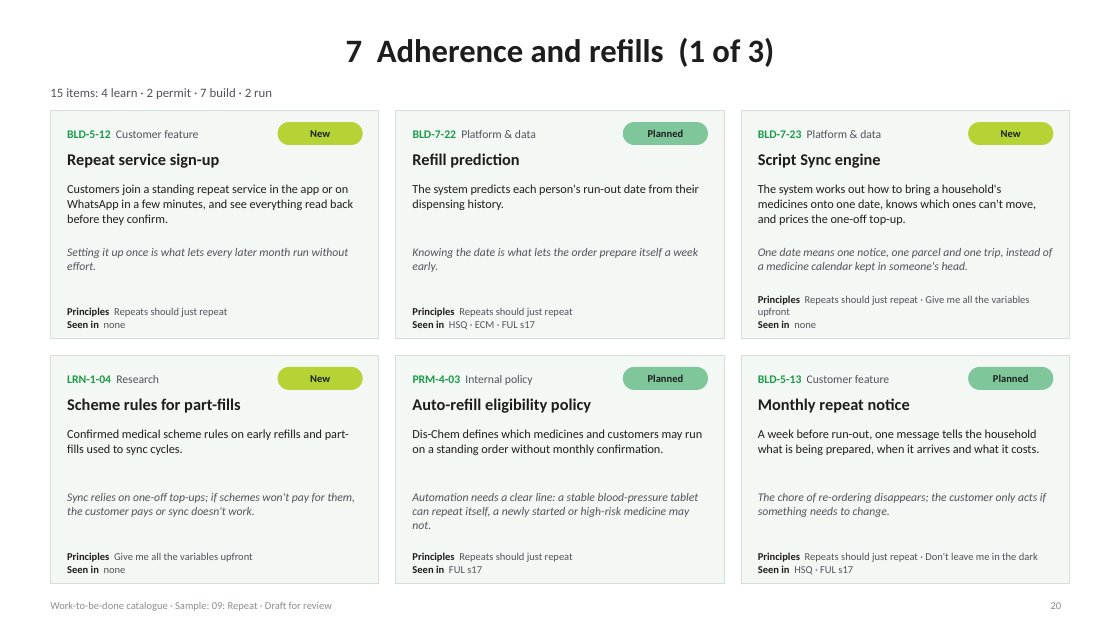
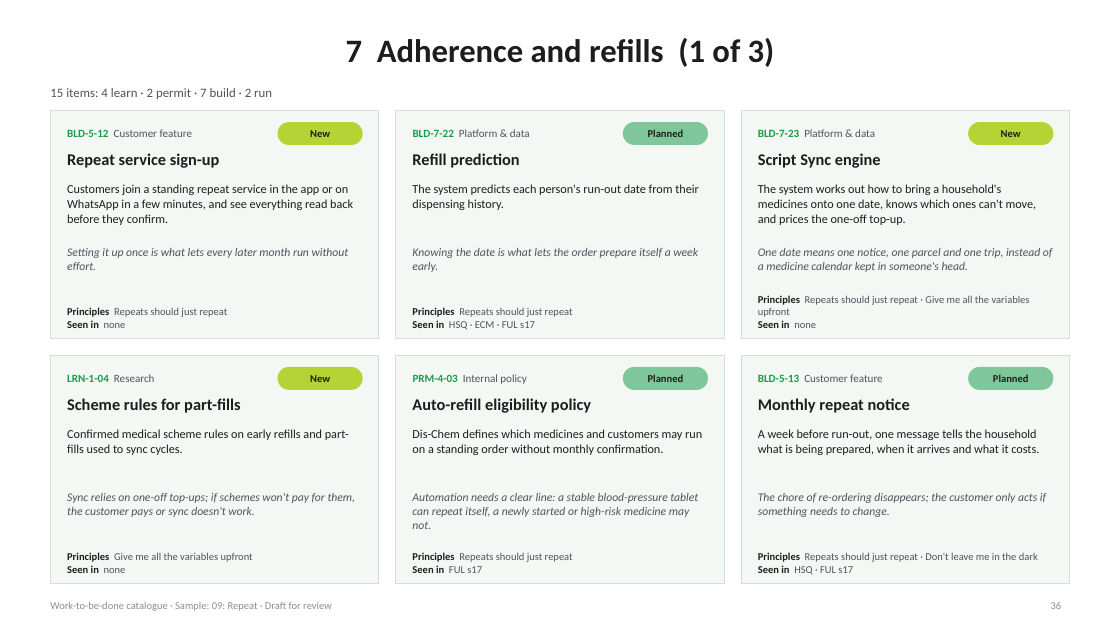
Before and after one commit to jianreis/tamsin-work, a slide deck: slide 36 of deliverables/14-work-to-be-done-catalogue-sample-09.pptx (slide 20 before the commit). Drawn at 1120x630 pixels with LibreOffice and Linux fonts; fonts in the diff are those of the drawing. Boxes give left, top, right and bottom in pixels: in the first picture for what was removed or moved away, otherwise in the second. Text is boxed around its words. In the diff, an @@ line names an element or a change of style, - is before the commit and + after.

```diff
--- a/deliverables/14-work-to-be-done-catalogue-sample-09.pptx
+++ b/deliverables/14-work-to-be-done-catalogue-sample-09.pptx
@@ size 10 to 9.5 pt in 6 elements at (67,129,193,137), (413,129,530,137), (758,129,875,137), (67,374,155,382), (413,374,526,384), (758,374,883,382) @@
```
Also in this commit, not shown: 19 other slides changed, 16 slides added, 2 other files.
